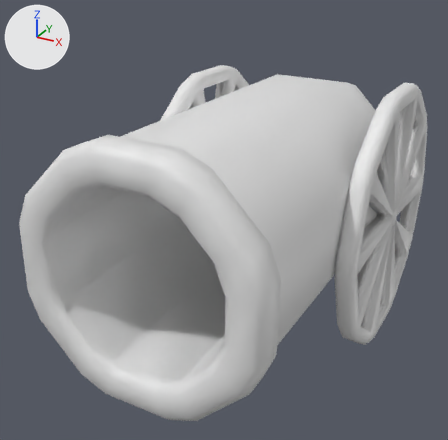
An edit to the FBX model Battle Pou/Assets/Dylan/Models/Weapons/Canon .fbx, drawn before and after from the same camera.
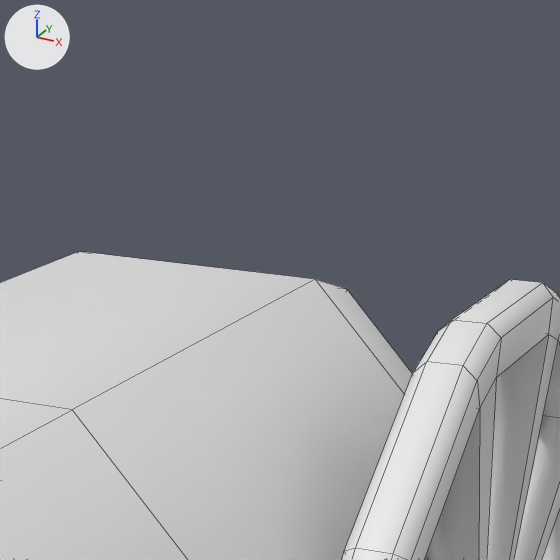
Each version appears first whole from a 50 mm lens placed at (0.924, -2.288, 1.48), pointed at (-0.112, -0.404, 0.538), and next in a close-up on the part from 57% to 94% of the width and 0% to 38% of the height. Every picture has the same lights, and +X, +Y and +Z are marked at upper left. The close-ups show mesh edges as thin lines. Where no turn or scale is listed for an object, it has been applied to the vertices.

The scene before the commit, as lines of its bpy script (objects in view):
```python
me_cylinder_001 = bpy.data.meshes.new('Cylinder.001')
me_cylinder_001.from_pydata(...)  # 177 vertices, 161 faces; spans x -0.4..0.4, y -1.14..0.51, z 0.23..1.03
me_cylinder_006 = bpy.data.meshes.new('Cylinder.006')
me_cylinder_006.from_pydata(...)  # 166 vertices, 162 faces; spans x 0.366..0.431, y -0.517..0.517, z 0.0..1.01
ob_canon = bpy.data.objects.new('Canon', me_cylinder_001)
ob_canon.location = (0.0, 0.0, 0.0)
ob_wheel2 = bpy.data.objects.new('Wheel2', me_cylinder_006)
ob_wheel2.location = (0.0, 0.0, 0.0)
```
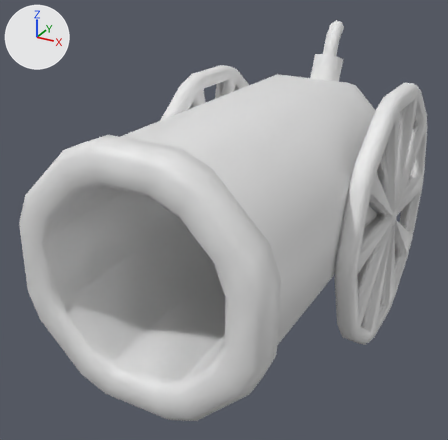
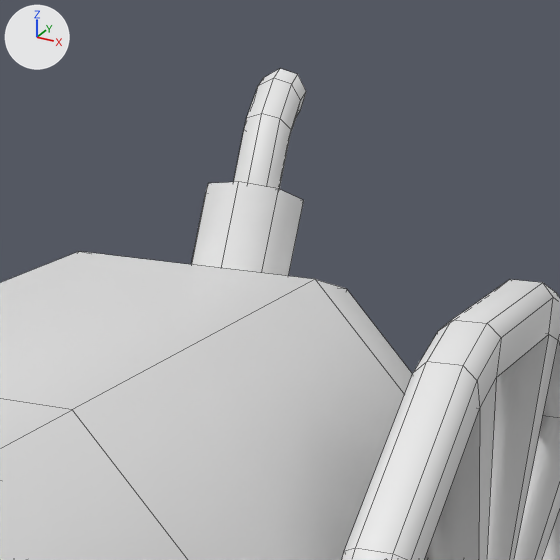
Where the newer file only moved an object's origin or applied its transform, the numbers keep the older frame.

The edits, one by one:
me_cylinder_001 is used by ob_canon; location (0.0, 0.0, 0.0).
me_cylinder_001 had 177 vertices, 161 faces and spanned x -0.4..0.4, y -1.14..0.51, z 0.23..1.03.
me_cylinder_001 now has 225 vertices, 202 faces and spans x -0.4..0.4, y -1.14..0.51, z 0.23..1.19.
me_cylinder_001 part 1: a new loose piece of 48 vertices spanning x -0.07..0.07, y 0.22..0.42, z 0.9..1.19.

Where the change shows, as pixel boxes [x1, y1, x2, y2] in the close-ups (560 x 560 px):
'Canon', reshaped
    before: [0, 251, 412, 560]
    after: [0, 69, 412, 560]
part 1 of me_cylinder_001, added
    after: [191, 69, 306, 276]
